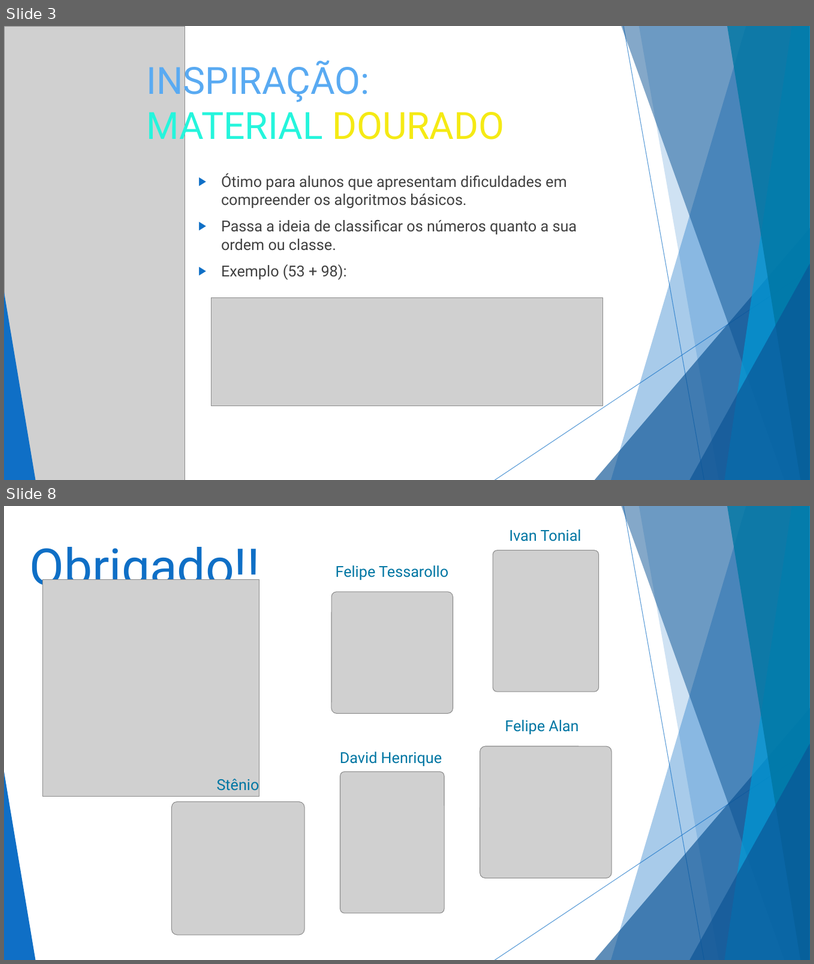
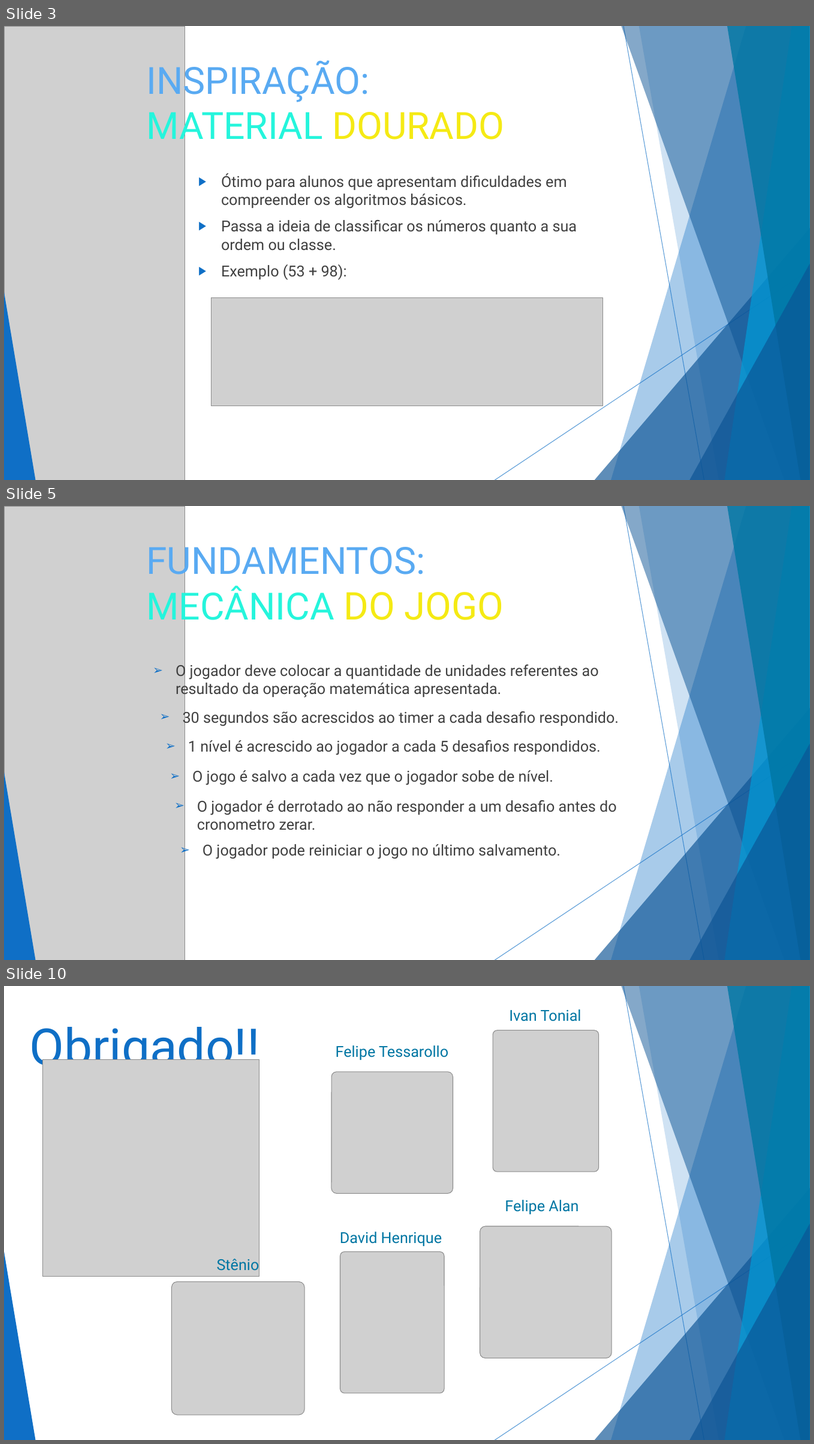
Before and after one commit to FelipeTRpo/AlphaMathcs, a slide deck: frontend/src/AlphaMethics.pptx. Shown one above the other, each under a label of ours: slides 3 and 8 before the commit, slides 3, 5 and 10 after it; the slides between them are not shown. The pictures are 814x964 and 814x1444 pixels, drawn with LibreOffice and Linux fonts; fonts in the diff are those of the drawing; grey boxes stand for pictures. Boxes give left, top, right and bottom in pixels: in the first picture for what was removed or moved away, otherwise in the second. Text is boxed around its words. In the diff, an @@ line names an element or a change of style, - is before the commit and + after.

```diff
--- a/frontend/src/AlphaMethics.pptx
+++ b/frontend/src/AlphaMethics.pptx
@@ slide 5 added at [4,506,810,960], background #FFFFFF; not listed: 10 template elements that a slide beside it also shows @@
@@ picture added at [4,506,185,960] @@
@@ text added at [146,540,504,628], 44.5 pt, text #59AAF2 @@
+FUNDAMENTOS:
+MECÂNICA DO JOGO
@@ text added at [176,662,599,697], 18 pt, text #404040 @@
+➢ O jogador deve colocar a quantidade de unidades referentes ao resultado da operação matemática apresentada.
@@ text added at [183,709,620,726], 18 pt, text #404040 @@
+➢ 30 segundos são acrescidos ao timer a cada desafio respondido.
@@ text added at [188,740,601,755], 18 pt, text #404040 @@
+➢ 1 nível é acrescido ao jogador a cada 5 desafios respondidos.
@@ triangle added at [4,772,35,960], fill #0F6FC6 @@
@@ text added at [192,770,554,785], 18 pt, text #404040 @@
+➢ O jogo é salvo a cada vez que o jogador sobe de nível.
@@ text added at [197,800,617,830], 18 pt, text #404040 @@
+➢ O jogador é derrotado ao não responder a um desafio antes do cronometro zerar.
@@ text added at [203,844,561,859], 18 pt, text #404040 @@
+➢ O jogador pode reiniciar o jogo no último salvamento.
@@ what was slide 8 is now slide 10 @@
```
Also in this commit, not shown: 1 slide changed, 1 other slide added.
